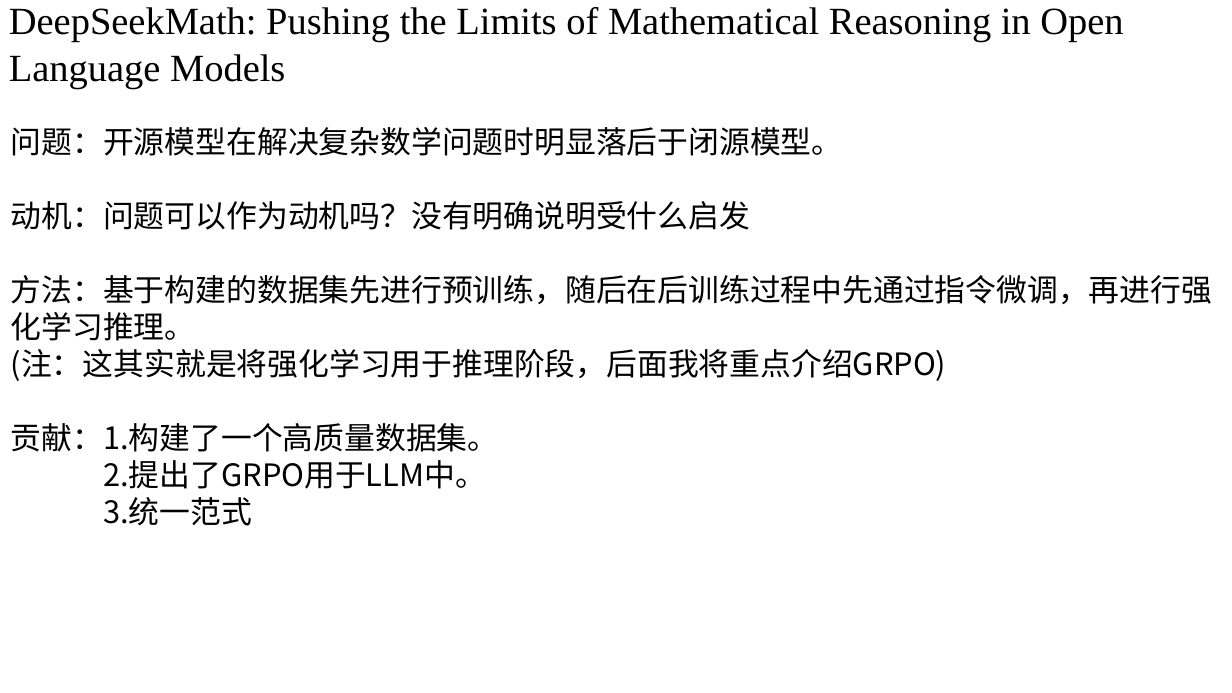
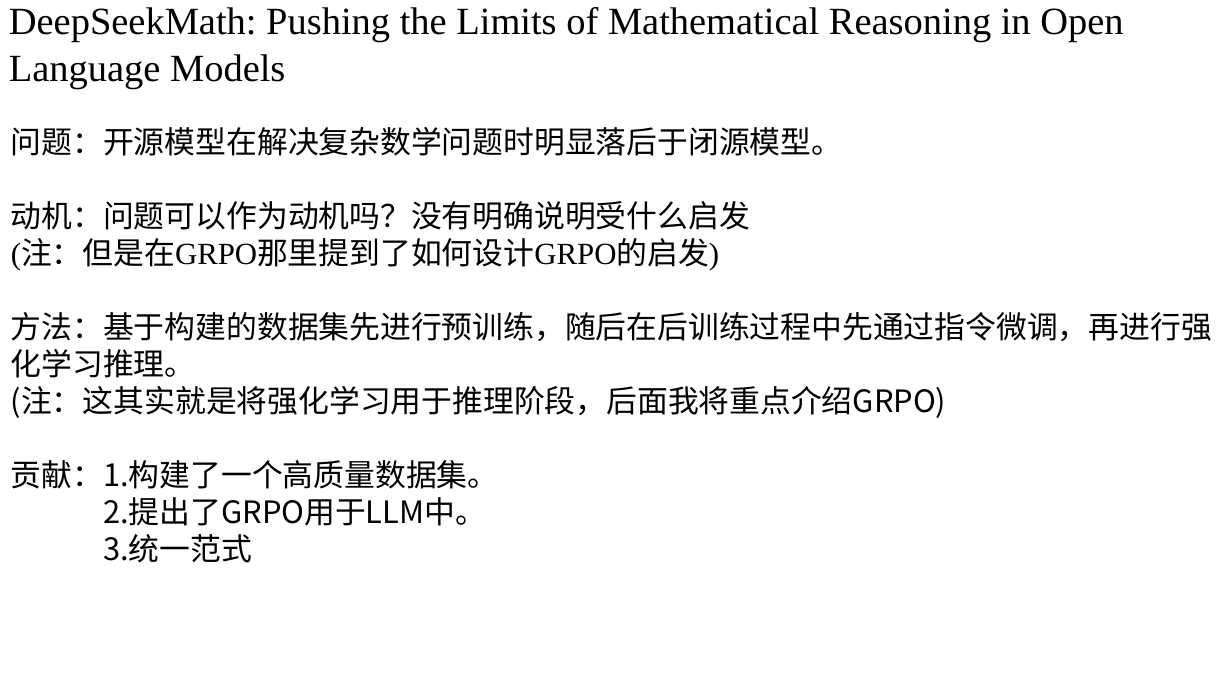
Before and after one commit to Visionary-zhang/Learning, a slide deck: slide 9 of LLM/阶段一.pptx (slide 5 before the commit). Drawn at 1232x693 pixels with LibreOffice and Linux fonts; fonts in the diff are those of the drawing. Boxes give left, top, right and bottom in pixels: in the first picture for what was removed or moved away, otherwise in the second. Text is boxed around its words. In the diff, an @@ line names an element or a change of style, - is before the commit and + after.

```diff
--- a/LLM/阶段一.pptx
+++ b/LLM/阶段一.pptx
@@ text at [11, 240, 719, 270]: paragraph added @@
+(注：但是在GRPO那里提到了如何设计GRPO的启发)
```
Also in this commit, not shown: 6 other slides changed, 6 slides added, 2 slides removed, 3 other files.
